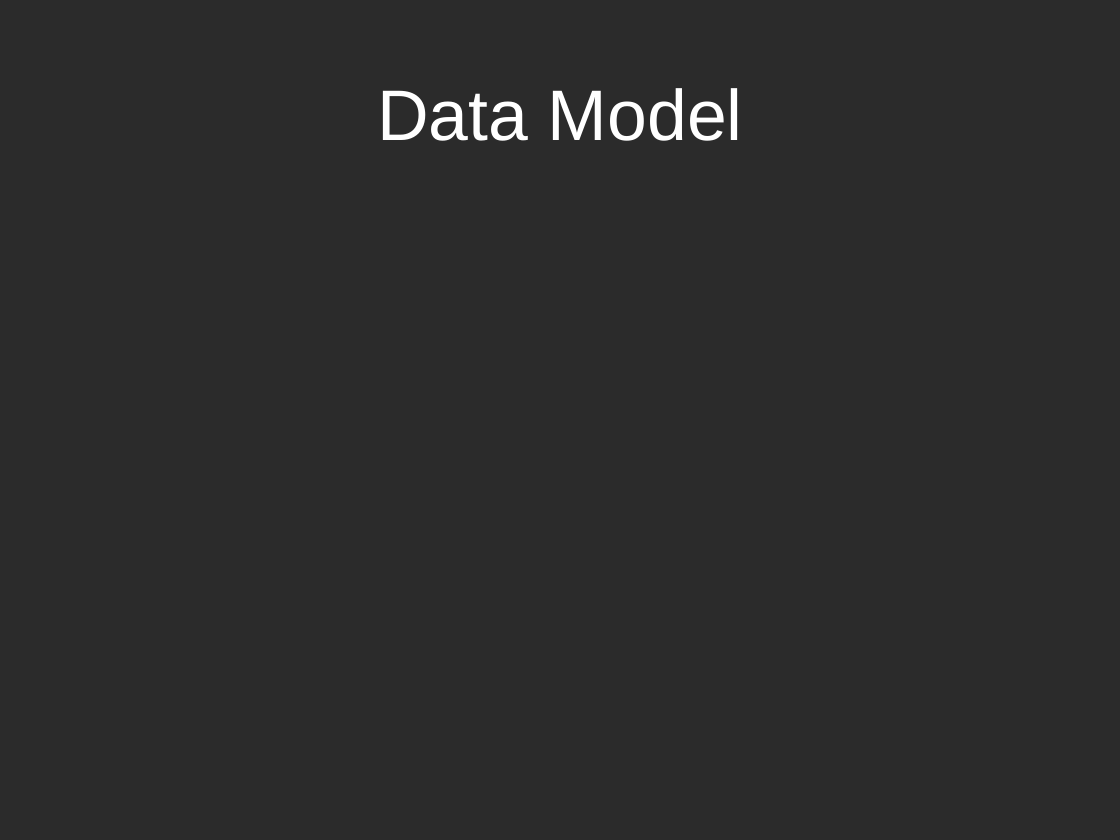
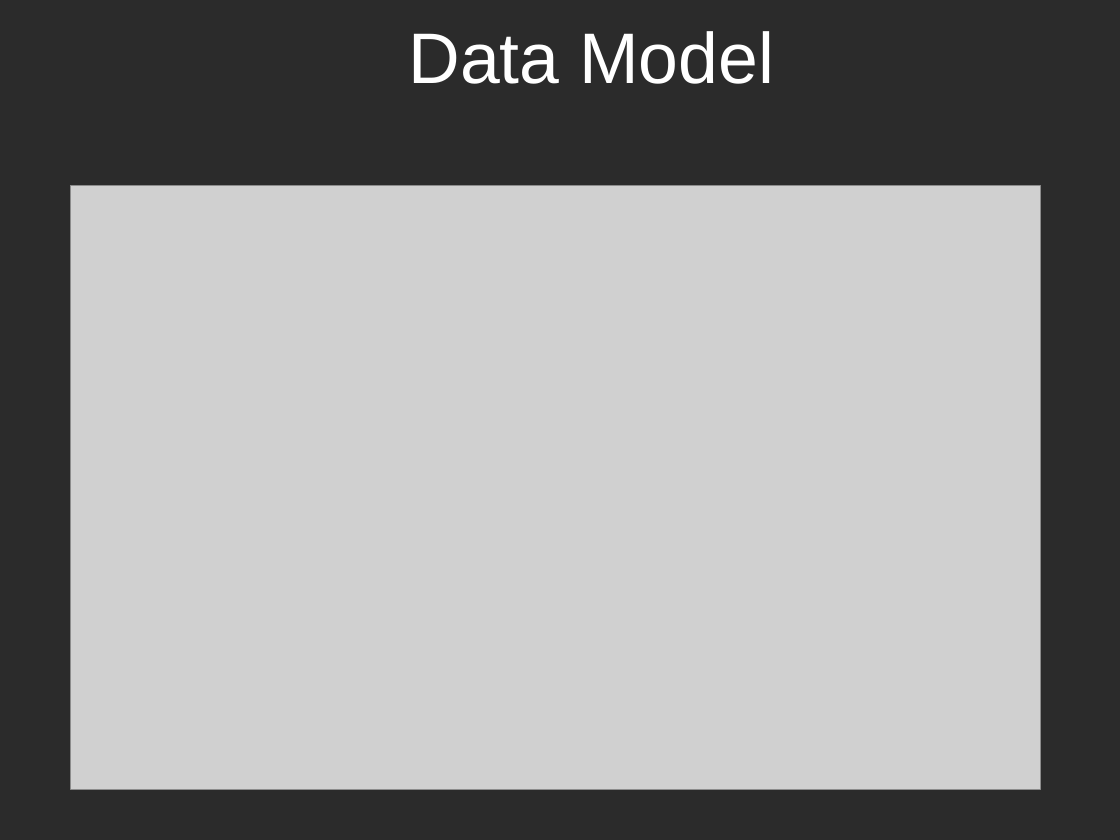
Before and after one commit to tbcdns/CyberCoach, a slide deck: slide 6 of doc/Presentation.pptx. Drawn at 1120x840 pixels with LibreOffice and Linux fonts; fonts in the diff are those of the drawing; grey boxes stand for pictures; background and template pictures are left out; a plain dark background stands for a picture behind light text. Boxes give left, top, right and bottom in pixels: in the first picture for what was removed or moved away, otherwise in the second. Text is boxed around its words. In the diff, an @@ line names an element or a change of style, - is before the commit and + after.

```diff
--- a/doc/Presentation.pptx
+++ b/doc/Presentation.pptx
@@ title "Data Model": place and size @@
-title "Data Model" at <box>377,88,743,141</box>
+title "Data Model" at <box>408,31,774,84</box>
@@ picture added at <box>71,186,1040,790</box> @@
```
Also in this commit, not shown: 6 other slides changed, 4 other files.
